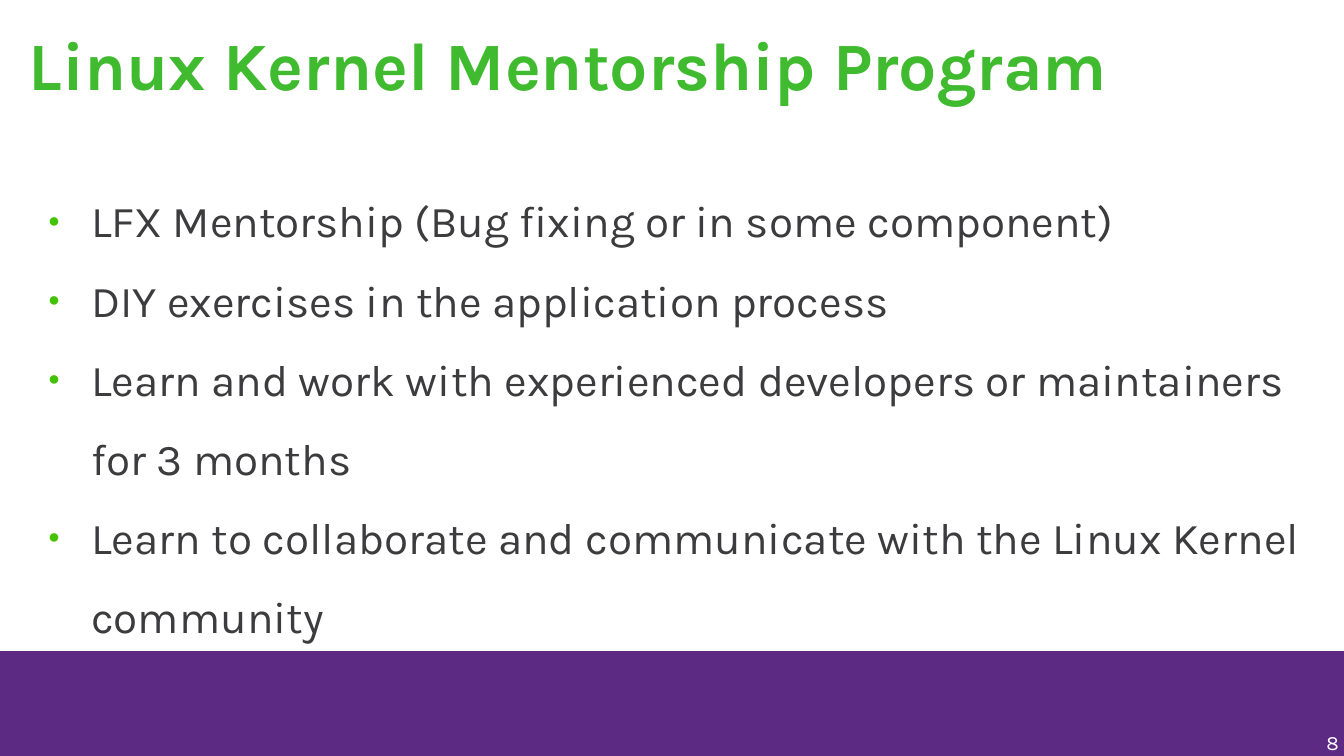
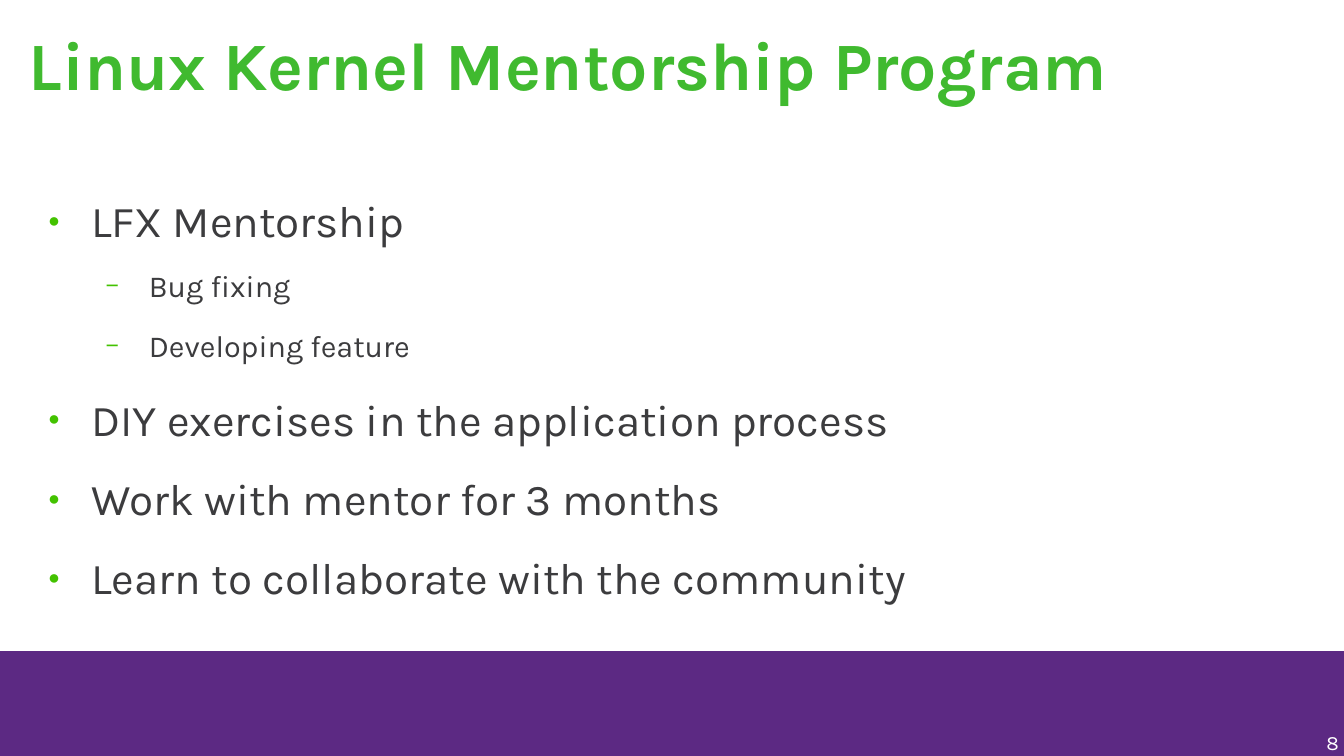
Before and after one commit to musamaanjum/presentations, a slide deck: slide 8 of getting-into-linux-kernel-development.odp. Drawn at 1344x756 pixels with LibreOffice and Linux fonts; fonts in the diff are those of the drawing; background and template pictures are left out. Boxes give left, top, right and bottom in pixels: in the first picture for what was removed or moved away, otherwise in the second. Text is boxed around its words. In the diff, an @@ line names an element or a change of style, - is before the commit and + after.

```diff
--- a/getting-into-linux-kernel-development.odp
+++ b/getting-into-linux-kernel-development.odp
@@ text at (91,206,409,365): text changed; size 26 to 18 pt @@
-● LFX Mentorship (Bug fixing or in some component)
+● LFX Mentorship
+  − Bug fixing
+  − Developing feature
@@ text at (91,484,906,605): text changed @@
-● Learn and work with experienced developers or maintainers for 3 months
-● Learn to collaborate and communicate with the Linux Kernel community
+● Work with mentor for 3 months
+● Learn to collaborate with the community
```
Also in this commit, not shown: 9 other slides changed, 2 slides added, 9 slides removed, 3 other files.
